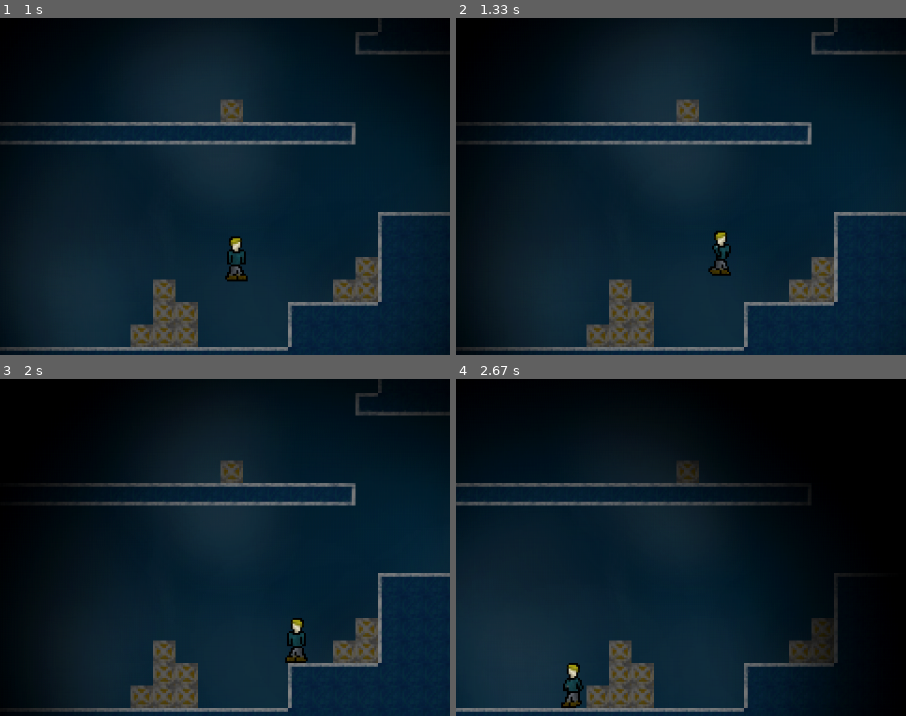
Above: before the commit, frames 1-4 (two rows, left to right).
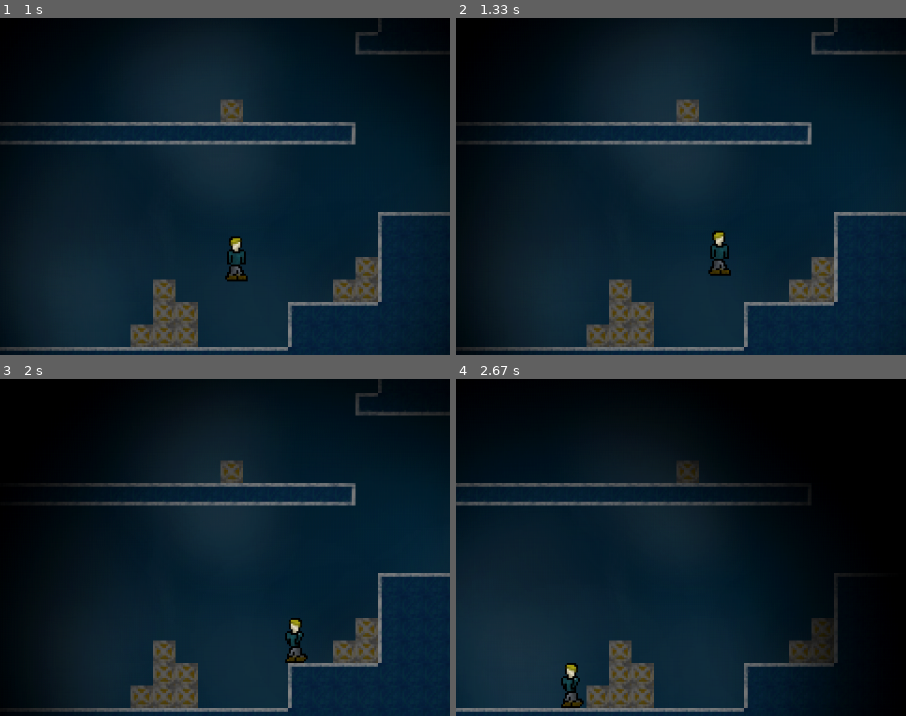
Above: after the commit, the same moments.

Repository: Sigton/stealth
Game: pygame game, started from source/main.py
The game is run twice, just before and just after one commit, with the same random seed, the same clock (stepped at 60 frames per second) and the same inputs.
Inputs:
- Up to frame 1 (1 s): hold Right 0.33-0.8 s; hold Up from 0.83 s (still down)
- Up to frame 2 (1.33 s): release Up at 1.13 s; hold Right from 1.17 s (still down)
- Up to frame 3 (2 s): release Right at 1.63 s; hold Left from 1.67 s (still down)
- Up to frame 4 (2.67 s): release Left at 2.2 s; hold Left 2.23-2.63 s
The pictures show only the part of the screen within x 13-63%, y 45-95%; the shares and areas given below are measured in that part.

Frame 1 is identical in both runs. In frame 2, 0.3% of the frame differs, in the area x 56-62%, y 63-77%; in frame 3, 0.3%; in frame 4, 0.3%, in the area x 23-29%, y 84-98%.

Commit message:
Fixed player animations

Diff:
--- a/source/main.py
+++ b/source/main.py
@@ -60,7 +60,6 @@
     # Set the current level
     current_level_no = 0
     current_level = level_list[current_level_no]
-    print(len(current_level.platform_list.sprites()))
 
     player.level = current_level
     current_level.player = player
--- a/source/player.py
+++ b/source/player.py
@@ -96,10 +96,10 @@
         self.rect.x += self.xv
 
         if self.direction == "R":
-            frame = (self.rect.x // 30) % len(self.walking_frames_r)
+            frame = self.walk_dist // 10 % len(self.walking_frames_r)
             self.image = self.walking_frames_r[frame]
         else:
-            frame = (self.rect.x // 30) % len(self.walking_frames_l)
+            frame = self.walk_dist // 10 % len(self.walking_frames_l)
             self.image = self.walking_frames_l[frame]
 
         if int(self.walk_dist) % 20 == 0 and not self.walk_dist == 0 and self.on_ground():
